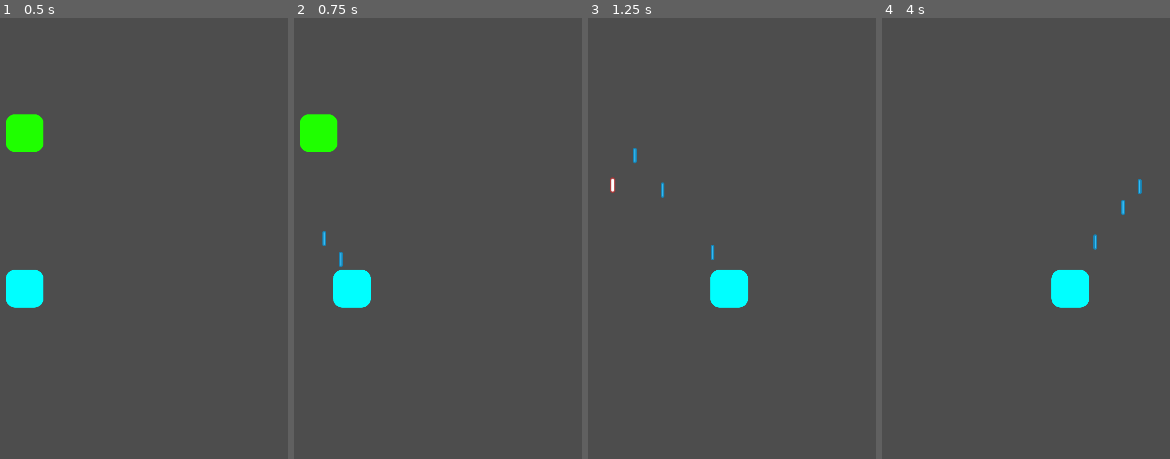
Above: before the commit, frames 1-4 (left to right).
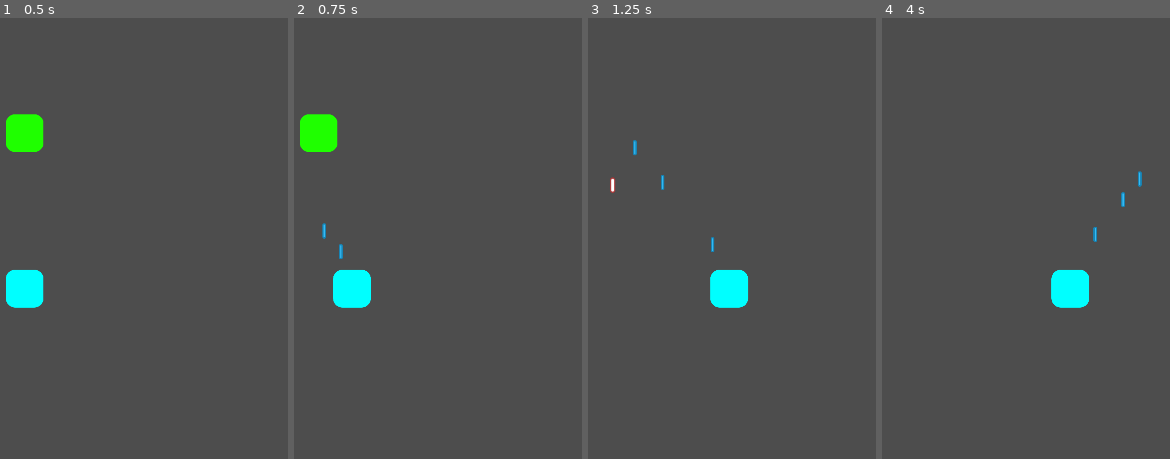
Above: after the commit, the same moments.

Repository: michael-j-coyne/space-defense
Game: Godot game, scene res://scenes/main.tscn
The game is run twice, just before and just after one commit, with the same random seed, the same clock (stepped at 60 frames per second) and the same inputs.
Inputs (mouse positions are in pixels of both pictures, inside the frame that each line leads up to):
- Up to frame 1 (0.5 s): no input
- Up to frame 2 (0.75 s): tap Enter (ui_accept) at 0.5, 0.6 s; move the mouse to (outside the picture) at 0.52 s; hold Right (ui_right) from 0.53 s (still down); click (outside the picture) at 0.67 s
- Up to frame 3 (1.25 s): keep holding Right (ui_right); tap Enter (ui_accept) at 0.77, 1.07 s
- Up to frame 4 (4 s): release Right (ui_right) at 1.25 s; drag from (948, 264) to (928, 150) at 1.27 s; tap Enter (ui_accept) at 2, 2.3, 3.5, 3.6, 3.77 s; move the mouse to (outside the picture) at 2.02 s; hold Right (ui_right) 2.03-2.75 s; tap Alt at 2.1 s; drag from (1069, 331) to (1080, 194) at 2.77 s; move the mouse to (outside the picture) at 3.52 s; hold Left (ui_left) from 3.53 s (still down)

Frame 1 is identical in both runs. In frame 2, 0.1% of the frame differs, in the area x 9-18%, y 46-57%; in frame 3, 0.1%; in frame 4, 0.2%, in the area x 73-91%, y 34-53%.

Commit message:
Translate projectile shot by gun, prevent overlap
To prevent projectile from originating from within the entity that shot it, it should originate just outside the firing entity

Diff:
--- a/components/gun_component.gd
+++ b/components/gun_component.gd
@@ -12,7 +12,14 @@
 	projectile.attack = attack
 	projectile.speed = projectile_speed
 	projectile.direction = direction
-	projectile.global_position = global_position
+
+	# Note: I will also need to rotate the projectile if I decide to make the gun able to shoot
+	# at various angles.
+
+	var translation_direction = position.normalized()
+	var translation_amount = Vector2(0, projectile.get_size().y / 2)
+
+	projectile.global_position = global_position + translation_direction * translation_amount
 
 	get_node("/root").add_child(projectile)
 
